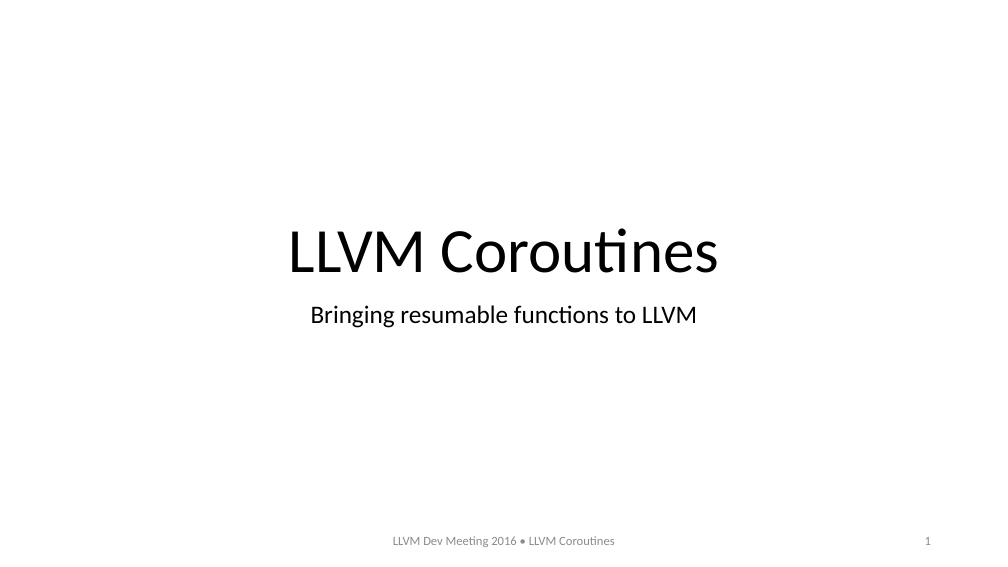
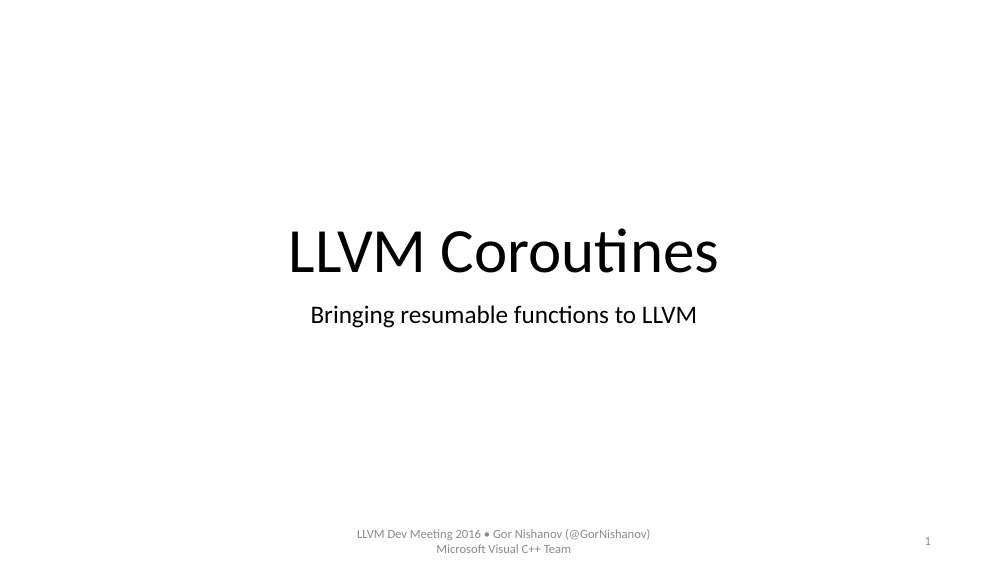
Before and after one commit to GorNishanov/await, a slide deck: slide 1 of 2016_LLVMDev/2016 LLVMDev Coroutines Talk.pptx. Drawn at 1008x567 pixels with LibreOffice and Linux fonts; fonts in the diff are those of the drawing. Boxes give left, top, right and bottom in pixels: in the first picture for what was removed or moved away, otherwise in the second. Text is boxed around its words. In the diff, an @@ line names an element or a change of style, - is before the commit and + after.

Commit message:
Update the footer on the first slide

```diff
--- a/2016_LLVMDev/2016 LLVMDev Coroutines Talk.pptx
+++ b/2016_LLVMDev/2016 LLVMDev Coroutines Talk.pptx
@@ text at <box>357,529,650,553</box>: text changed @@
-LLVM Dev Meeting 2016 • LLVM Coroutines
+LLVM Dev Meeting 2016 • Gor Nishanov (@GorNishanov) Microsoft Visual C++ Team
```
Also in this commit, not shown: 1 other file.
